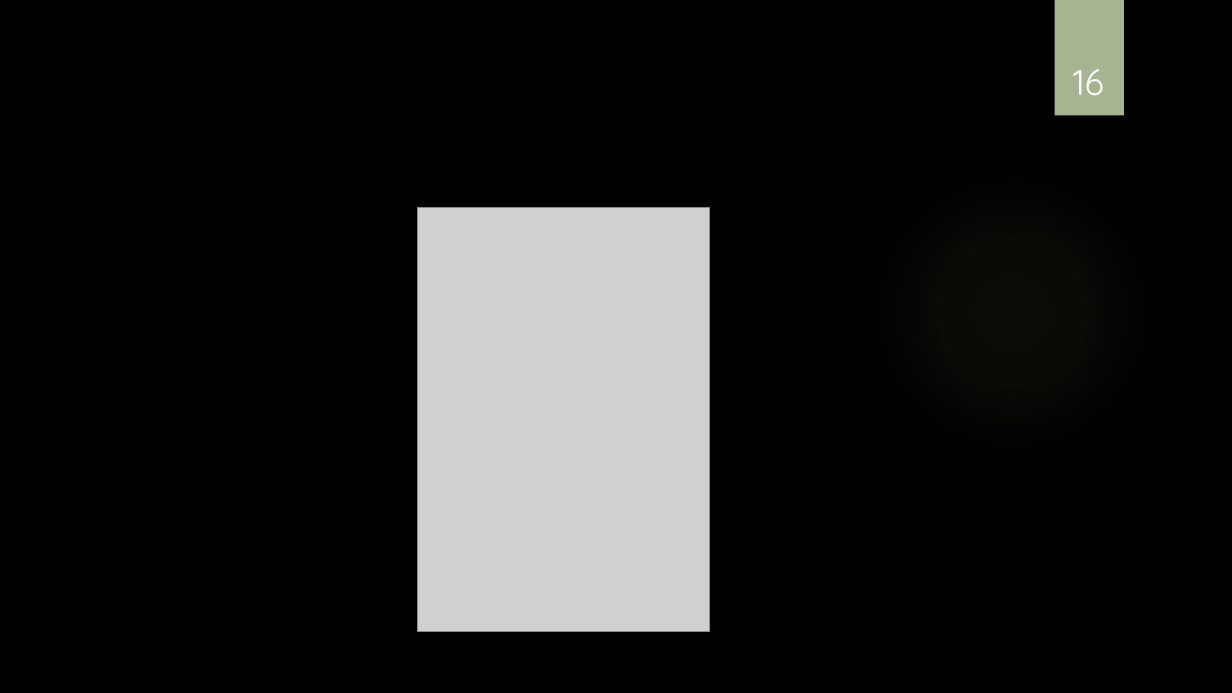
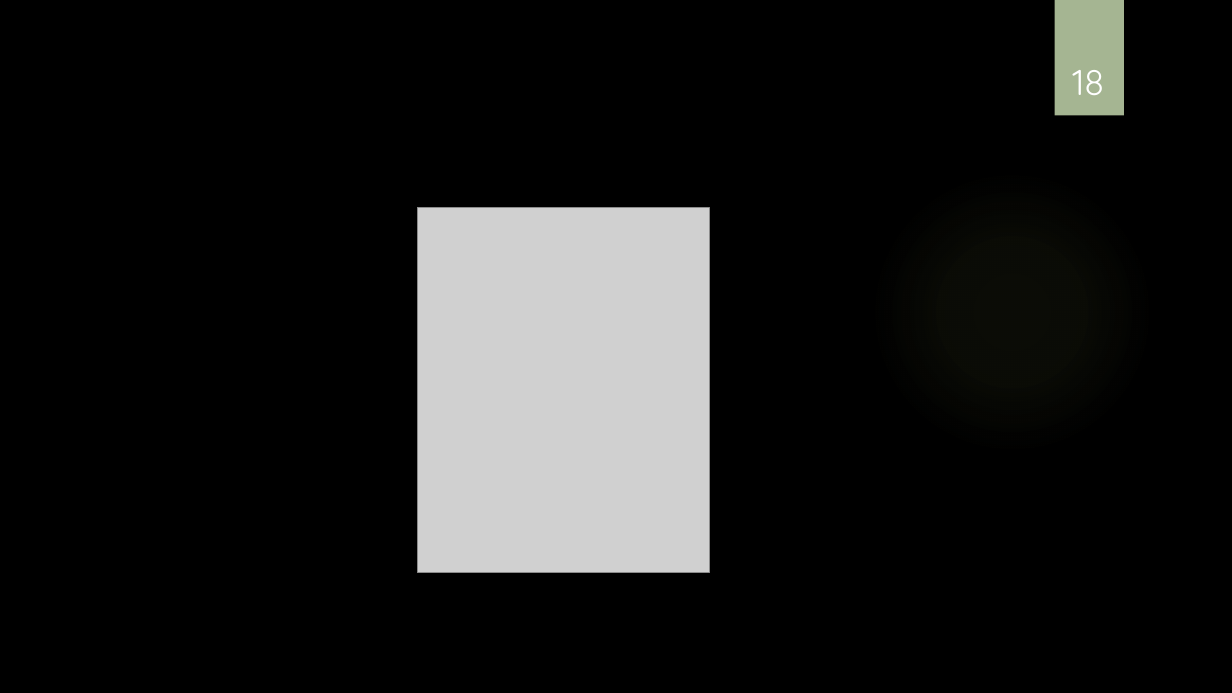
Before and after one commit to damienmayor/TPI, a slide deck: slide 18 of Présentation/Présentation TPI DMA.pptx (slide 16 before the commit). Drawn at 1232x693 pixels with LibreOffice and Linux fonts; fonts in the diff are those of the drawing; grey boxes stand for pictures; background and template pictures are left out. Boxes give left, top, right and bottom in pixels: in the first picture for what was removed or moved away, otherwise in the second. Text is boxed around its words. In the diff, an @@ line names an element or a change of style, - is before the commit and + after.

```diff
--- a/Présentation/Présentation TPI DMA.pptx
+++ b/Présentation/Présentation TPI DMA.pptx
@@ page number at (x1=1072, y1=70, x2=1104, y2=95): text changed @@
-16
+18
@@ picture resized from (x1=418, y1=207, x2=710, y2=631) to (x1=418, y1=207, x2=710, y2=573) @@
```
Also in this commit, not shown: 2 other slides changed, 2 slides added, 7 other files.
